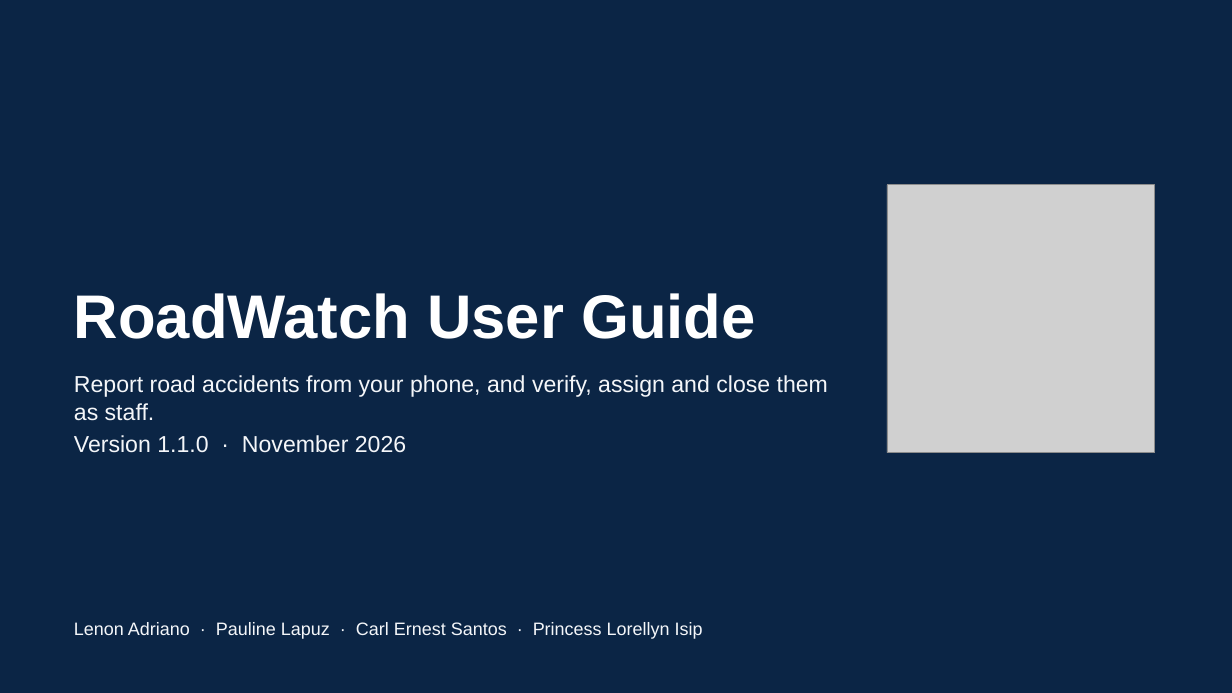
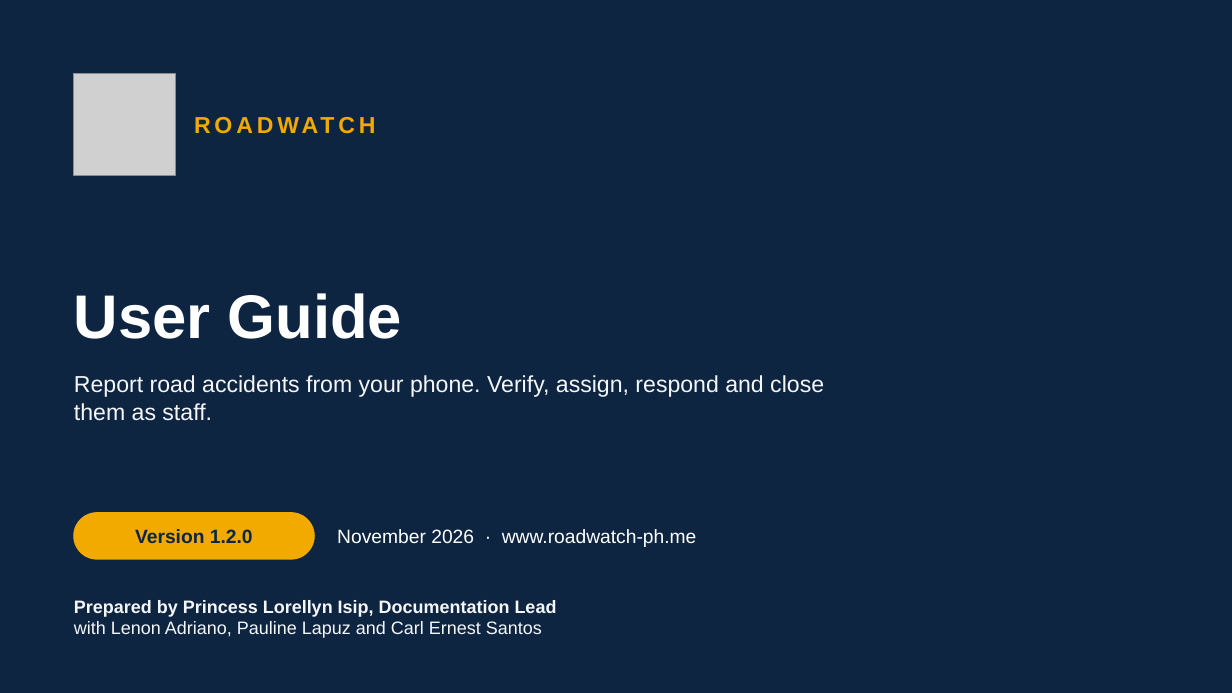
Before and after one commit to l3n8n-ocd/roadwatch, a slide deck: slide 1 of docs/user-guide/RoadWatch-User-Guide.pptx. Drawn at 1232x693 pixels with LibreOffice and Linux fonts; fonts in the diff are those of the drawing; grey boxes stand for pictures; background and template pictures are left out; a plain dark background stands for a picture behind light text. Boxes give left, top, right and bottom in pixels: in the first picture for what was removed or moved away, otherwise in the second. Text is boxed around its words. In the diff, an @@ line names an element or a change of style, - is before the commit and + after.

Commit message:
docs: PowerPoint user guide v1.2.0 for every role: what is new, report priority, On duty and nearby alerts, confirm or reject on scene, Users toolbar, alert range, the Guide and Read aloud; new web and app addresses (#26)

```diff
--- a/docs/user-guide/RoadWatch-User-Guide.pptx
+++ b/docs/user-guide/RoadWatch-User-Guide.pptx
@@ background #0B2545 to picture (left out) @@
@@ rectangle added at (0,0,1232,693), fill #0B2545 at 88% opacity, outline #0B2545 1 pt @@
@@ picture: place and size @@
-picture at (887,185,1155,453)
+picture at (74,74,176,176)
@@ title at (74,293,402,339): text changed @@
-RoadWatch User Guide
+User Guide
@@ text at (74,375,824,421): text changed @@
-Report road accidents from your phone, and verify, assign and close them as staff.
-Version 1.1.0 · November 2026
+Report road accidents from your phone. Verify, assign, respond and close them as staff.
@@ rounded rectangle added at (74,513,314,559), fill #F2A900, outline #F2A900 1 pt @@
@@ text added at (135,529,253,543), 15 pt, text #0B2545, bold @@
+Version 1.2.0
@@ text added at (337,529,697,547), 15 pt, text #FFFFFF @@
+November 2026 · www.roadwatch-ph.me
@@ text added at (502,529,697,547), 18 pt, text #F2A900, bold @@
+ROADWATCH
@@ text at (74,600,557,638): text changed; bold on @@
-Lenon Adriano · Pauline Lapuz · Carl Ernest Santos · Princess Lorellyn Isip
+Prepared by Princess Lorellyn Isip, Documentation Lead
+with Lenon Adriano, Pauline Lapuz and Carl Ernest Santos
```
Also in this commit, not shown: 29 other slides changed, 9 slides added, 1 slide removed, 1 other file.
